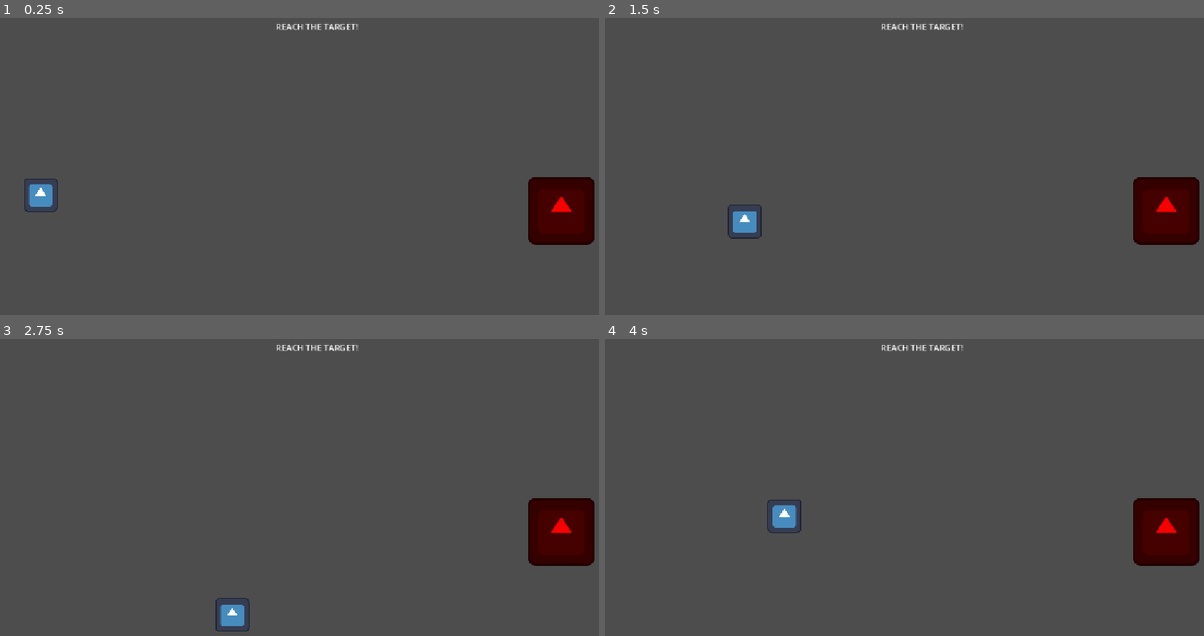
Above: before the commit, frames 1-4 (two rows, left to right).
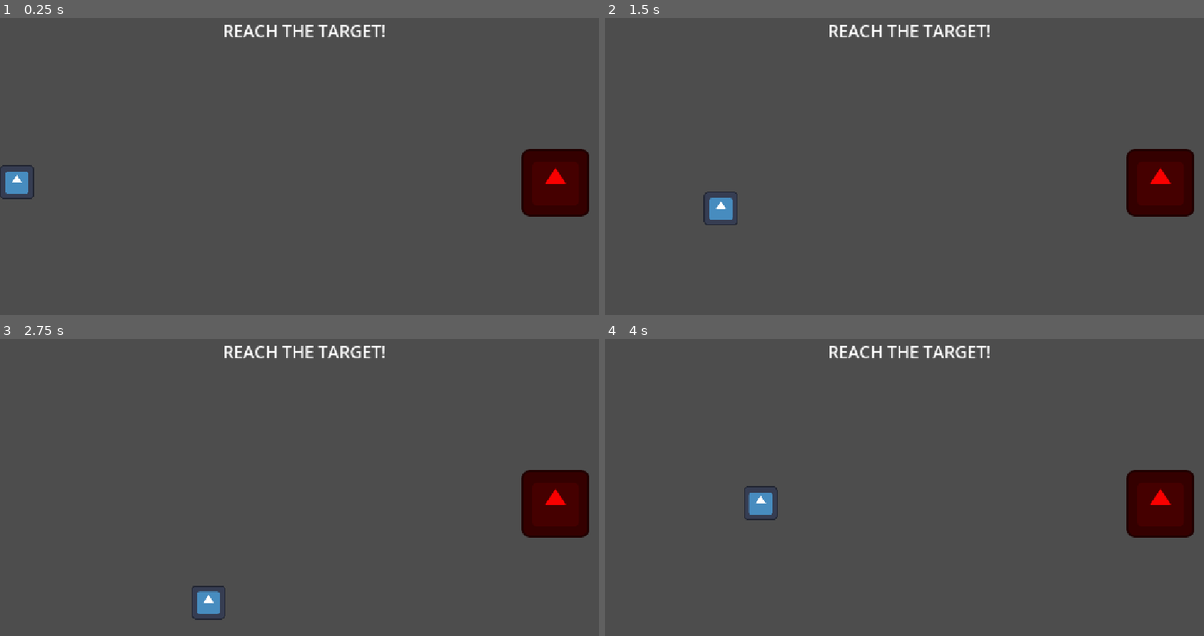
Above: after the commit, the same moments.

Repository: foreignseal/ReachTheTarget_Godot
Game: Godot game, scene res://scenes/Main.tscn
Same seed, same stepped clock (60 frames per second), same inputs: the game is played once before the commit and once after it. The engine's default icon, where the game draws it, is replaced by a stand-in: a white triangle on a blue panel in a dark square.
Inputs:
- Up to frame 1 (0.25 s): no input
- Up to frame 2 (1.5 s): tap Enter at 0.5 s; hold D (move_right) 0.53-1.28 s; hold S (move_down) from 1.28 s (still down)
- Up to frame 3 (2.75 s): release S (move_down) at 2.03 s; hold D (move_right) from 2.03 s (still down)
- Up to frame 4 (4 s): release D (move_right) at 2.78 s; hold W (move_up) 2.78-3.53 s; hold A (move_left) from 3.53 s (still down)

The runs differ from the first frame. In frame 1, 4.0% of the frame differs, in the area x 0-100%, y 2-77%; in frame 2, 4.0%; in frame 3, 4.0%, in the area x 32-100%, y 2-99%; in frame 4, 4.0%.

Commit message:
update: new screen mechanism

Diff:
--- a/scenes/Main.tscn
+++ b/scenes/Main.tscn
@@ -13,38 +13,48 @@
 
 [node name="Main" type="Node2D" unique_id=1105542259]
 
-[node name="Player" type="CharacterBody2D" parent="." unique_id=1741138853]
-position = Vector2(77, 346)
-script = ExtResource("1_rvslj")
+[node name="Screen" type="Camera2D" parent="." unique_id=683318714]
 
-[node name="Sprite2D" type="Sprite2D" parent="Player" unique_id=1049027964]
-scale = Vector2(0.5, 0.5)
-texture = ExtResource("2_0bbpv")
-
-[node name="CollisionShape2D" type="CollisionShape2D" parent="Player" unique_id=48169805]
-shape = SubResource("CapsuleShape2D_g4v7s")
-
-[node name="Target" type="Area2D" parent="." unique_id=1336743878 node_paths=PackedStringArray("message")]
-position = Vector2(1062, 376)
-script = ExtResource("3_0bbpv")
-message = NodePath("../Label")
-
-[node name="Sprite2D" type="Sprite2D" parent="Target" unique_id=671738051]
-modulate = Color(0.97, 0, 0, 1)
-texture = ExtResource("2_0bbpv")
-
-[node name="CollisionShape2D" type="CollisionShape2D" parent="Target" unique_id=37904577]
-shape = SubResource("CircleShape2D_g4v7s")
-
-[node name="Label" type="Label" parent="." unique_id=435409345]
-offset_left = 522.0
-offset_top = 16.0
-offset_right = 677.0
-offset_bottom = 39.0
+[node name="Label" type="Label" parent="Screen" unique_id=435409345]
+anchors_preset = 8
+anchor_left = 0.5
+anchor_top = 0.5
+anchor_right = 0.5
+anchor_bottom = 0.5
+offset_left = -575.5
+offset_top = -315.0
+offset_right = 575.5
+offset_bottom = -261.0
+grow_horizontal = 2
+grow_vertical = 2
 size_flags_horizontal = 4
 size_flags_vertical = 0
+theme_override_font_sizes/font_size = 32
 text = "REACH THE TARGET!"
 horizontal_alignment = 1
 vertical_alignment = 1
 
-[connection signal="body_entered" from="Target" to="Target" method="_on_body_entered"]
+[node name="Player" type="CharacterBody2D" parent="Screen" unique_id=1741138853]
+position = Vector2(-544, -2)
+script = ExtResource("1_rvslj")
+
+[node name="Sprite2D" type="Sprite2D" parent="Screen/Player" unique_id=1049027964]
+scale = Vector2(0.5, 0.5)
+texture = ExtResource("2_0bbpv")
+
+[node name="CollisionShape2D" type="CollisionShape2D" parent="Screen/Player" unique_id=48169805]
+shape = SubResource("CapsuleShape2D_g4v7s")
+
+[node name="Target" type="Area2D" parent="Screen" unique_id=1336743878 node_paths=PackedStringArray("message")]
+position = Vector2(475, -1)
+script = ExtResource("3_0bbpv")
+message = NodePath("../Label")
+
+[node name="Sprite2D" type="Sprite2D" parent="Screen/Target" unique_id=671738051]
+modulate = Color(0.97, 0, 0, 1)
+texture = ExtResource("2_0bbpv")
+
+[node name="CollisionShape2D" type="CollisionShape2D" parent="Screen/Target" unique_id=37904577]
+shape = SubResource("CircleShape2D_g4v7s")
+
+[connection signal="body_entered" from="Screen/Target" to="Screen/Target" method="_on_body_entered"]
